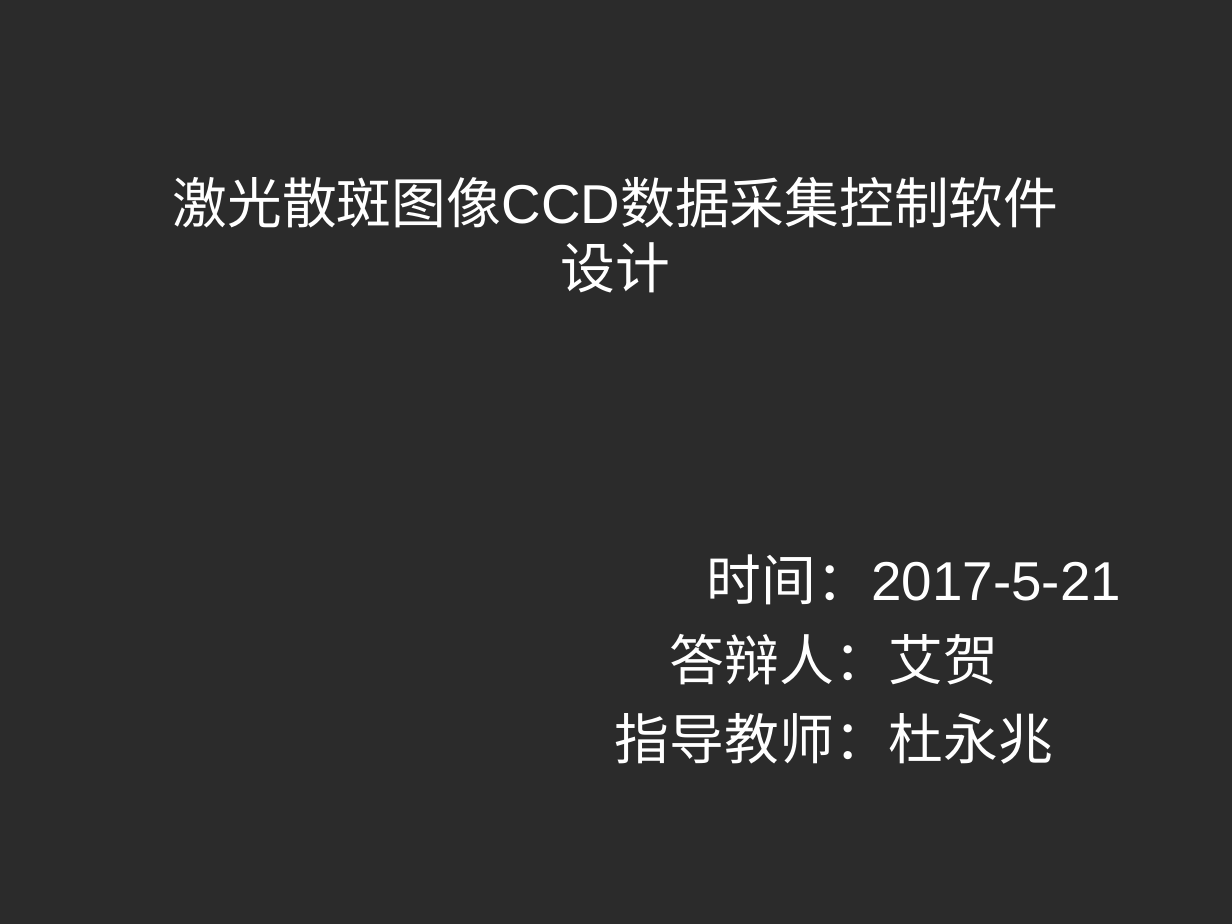
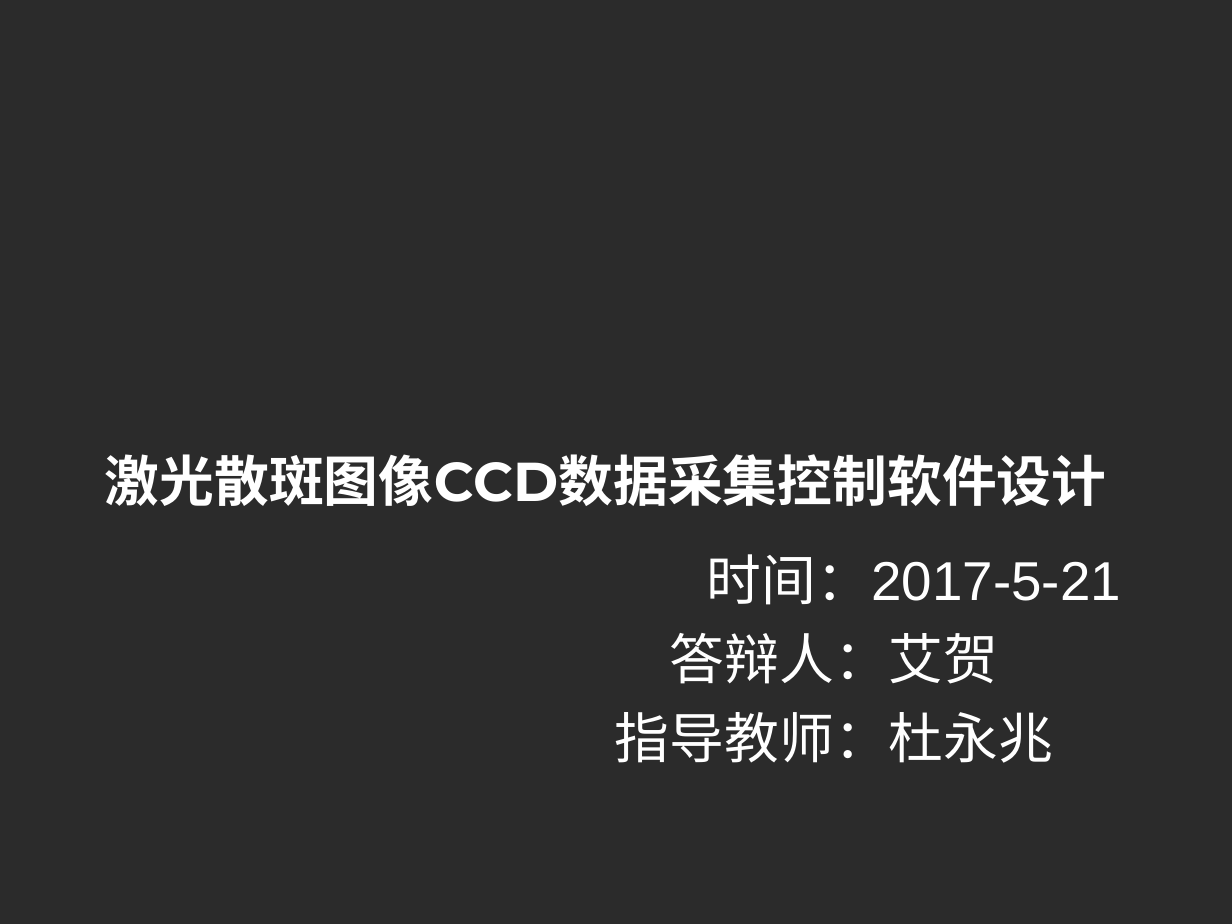
Before and after one commit to aihes/PylonCamera, a slide deck: slide 1 of paper/激光散斑系统CCD相机数据采集控制软件设计.ppt. Drawn at 1232x924 pixels with LibreOffice and Linux fonts; fonts in the diff are those of the drawing; background and template pictures are left out; a plain dark background stands for a picture behind light text. Boxes give left, top, right and bottom in pixels: in the first picture for what was removed or moved away, otherwise in the second. Text is boxed around its words. In the diff, an @@ line names an element or a change of style, - is before the commit and + after.

```diff
--- a/paper/激光散斑系统CCD相机数据采集控制软件设计.ppt
+++ b/paper/激光散斑系统CCD相机数据采集控制软件设计.ppt
@@ title "激光散斑图像CCD数据采集控制软件设计": place and size @@
-title "激光散斑图像CCD数据采集控制软件设计" at [173, 177, 1059, 228]
+title "激光散斑图像CCD数据采集控制软件设计" at [105, 454, 1107, 506]
@@ title "激光散斑图像CCD数据采集控制软件设计" at [105, 454, 1107, 506]: font Arial to Montserrat, bold on; alignment centre to left @@
```
Also in this commit, not shown: 14 other slides changed, 1 slide removed, 1 other file.
